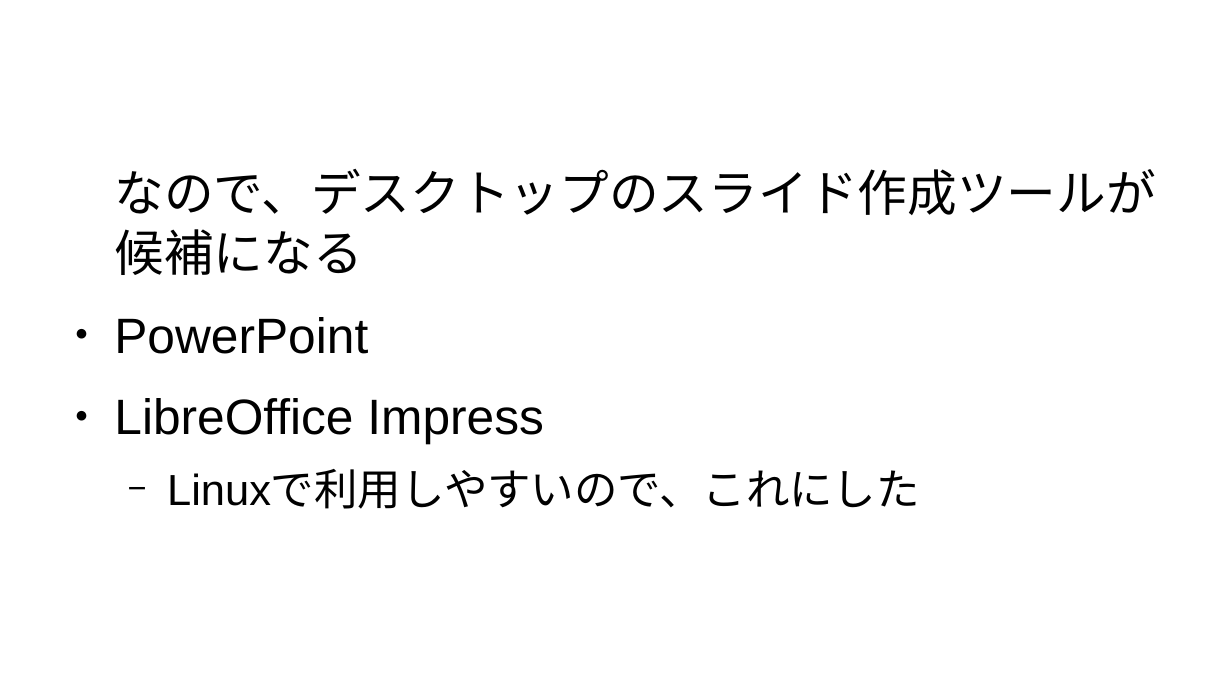
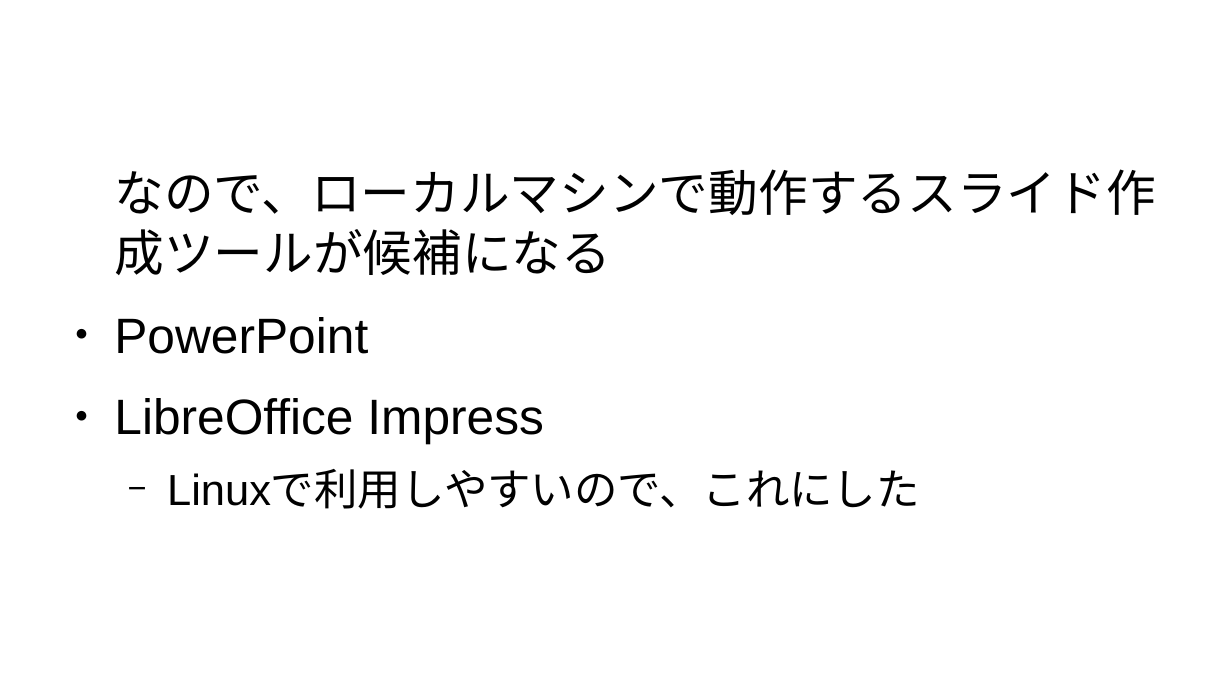
Before and after one commit to kijimaD/roam-ui, a slide deck: slide 7 of pages/pdfs/20250201_slide.odp. Drawn at 1232x693 pixels with LibreOffice and Linux fonts; fonts in the diff are those of the drawing. Boxes give left, top, right and bottom in pixels: in the first picture for what was removed or moved away, otherwise in the second. Text is boxed around its words. In the diff, an @@ line names an element or a change of style, - is before the commit and + after.

```diff
--- a/pages/pdfs/20250201_slide.odp
+++ b/pages/pdfs/20250201_slide.odp
@@ text at (114,169,1155,275): text changed @@
-なので、デスクトップのスライド作成ツールが候補になる
+なので、ローカルマシンで動作するスライド作成ツールが候補になる
```
Also in this commit, not shown: 6 other slides changed, 4 other files.
